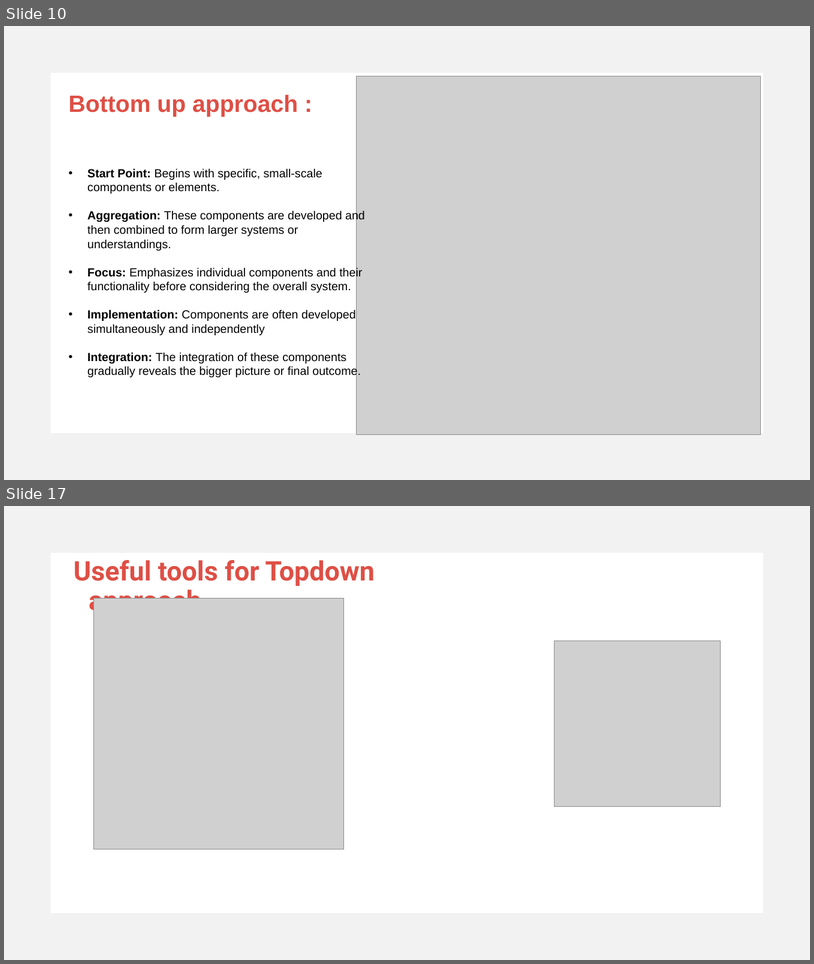
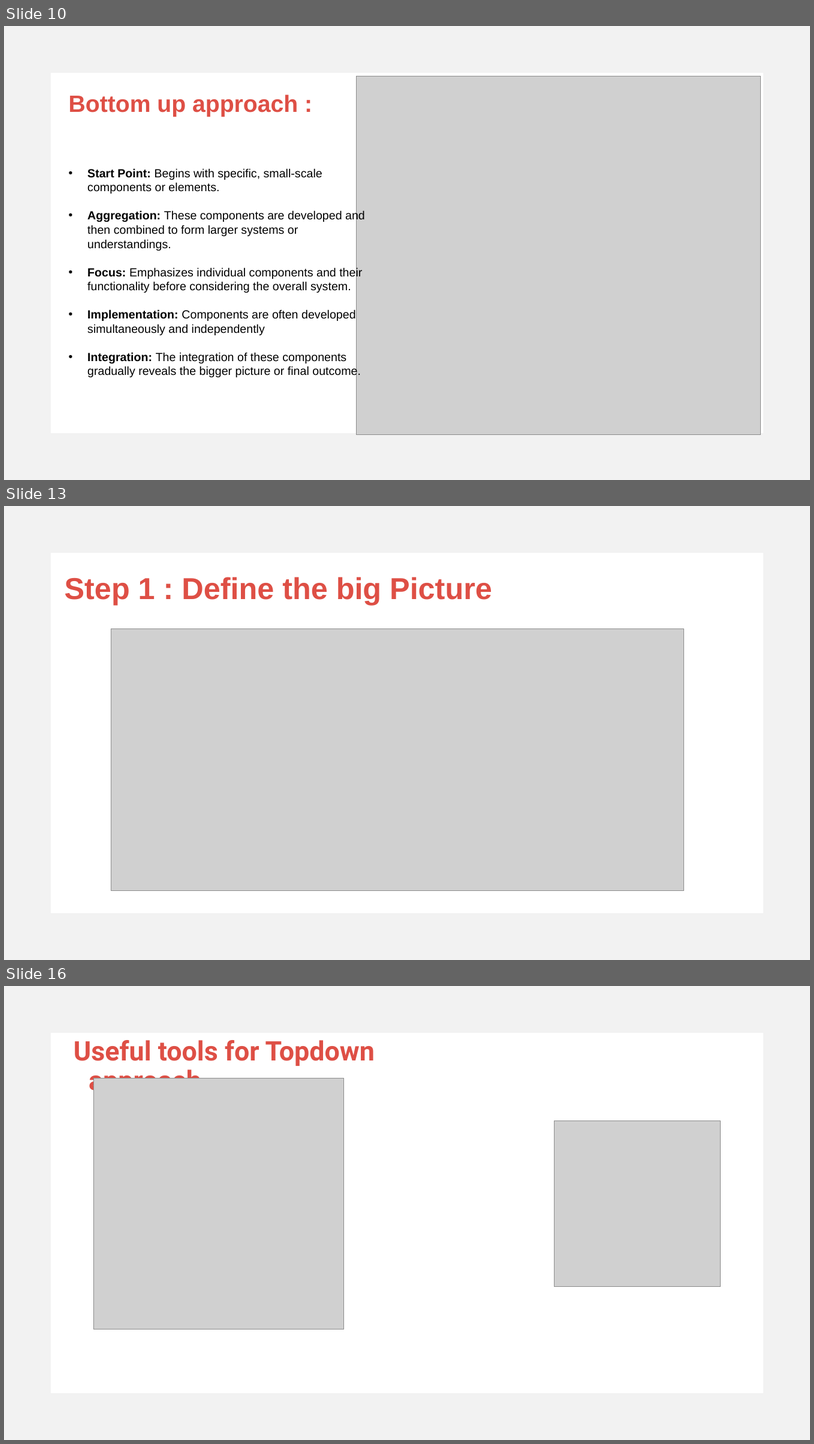
Before and after one commit to d2fLucifer/J2YB, a slide deck: Challenge 0/Topdown approach.pptx. Shown one above the other, each under a label of ours: slides 10 and 17 before the commit, slides 10, 13 and 16 after it; the slides between them are not shown. The pictures are 814x964 and 814x1444 pixels, drawn with LibreOffice and Linux fonts; fonts in the diff are those of the drawing; grey boxes stand for pictures. Boxes give left, top, right and bottom in pixels: in the first picture for what was removed or moved away, otherwise in the second. Text is boxed around its words. In the diff, an @@ line names an element or a change of style, - is before the commit and + after.

```diff
--- a/Challenge 0/Topdown approach.pptx
+++ b/Challenge 0/Topdown approach.pptx
@@ slide 13 added at box(4, 506, 810, 960), background #FFFFFF; not listed: 1 template element that a slide beside it also shows @@
@@ text added at box(65, 577, 492, 605), 36 pt, text #DE4F45, bold @@
+Step 1 : Define the big Picture
@@ picture added at box(111, 629, 684, 890) @@
@@ what was slide 17 is now slide 16 @@
```
Also in this commit, not shown: 2 slides changed, 3 other slides added, 5 slides removed, 3 other files.
